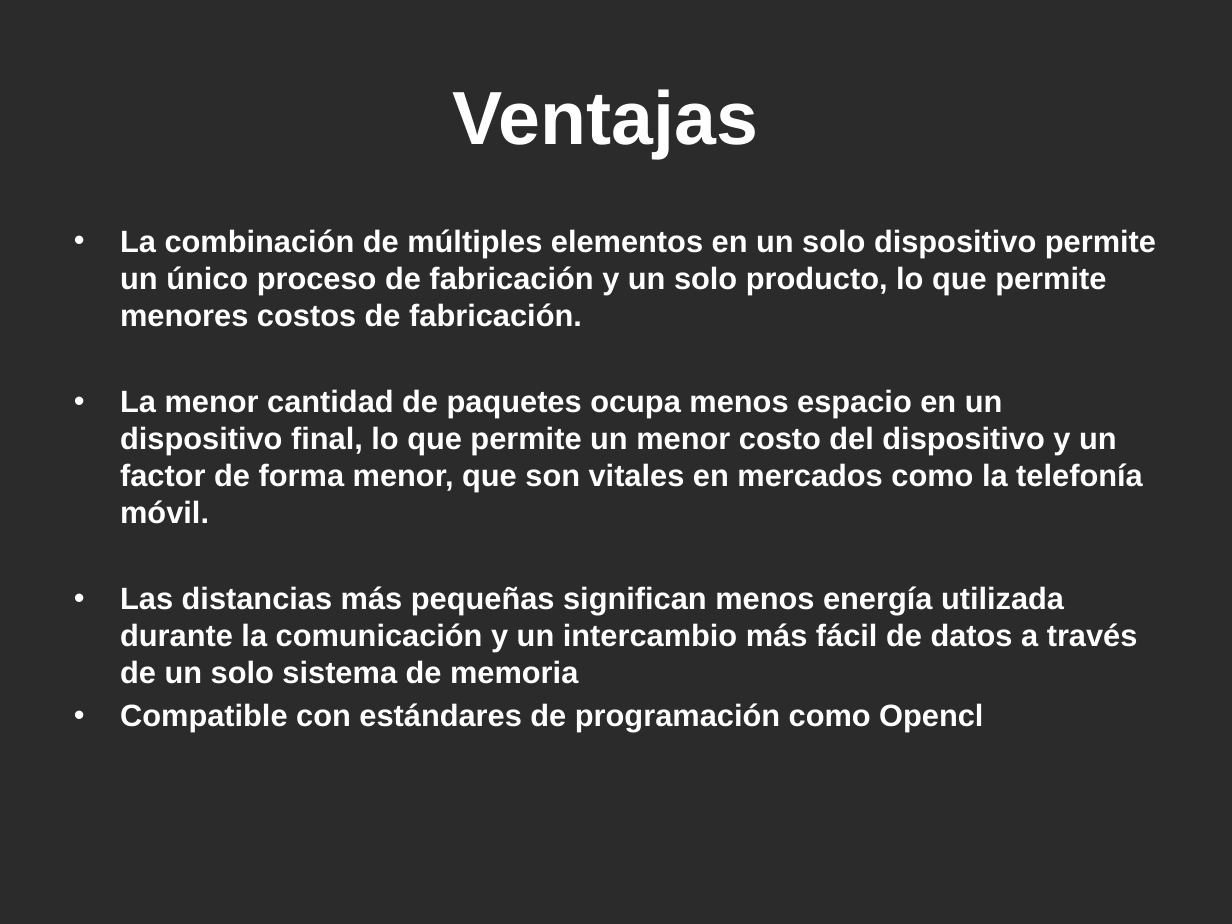
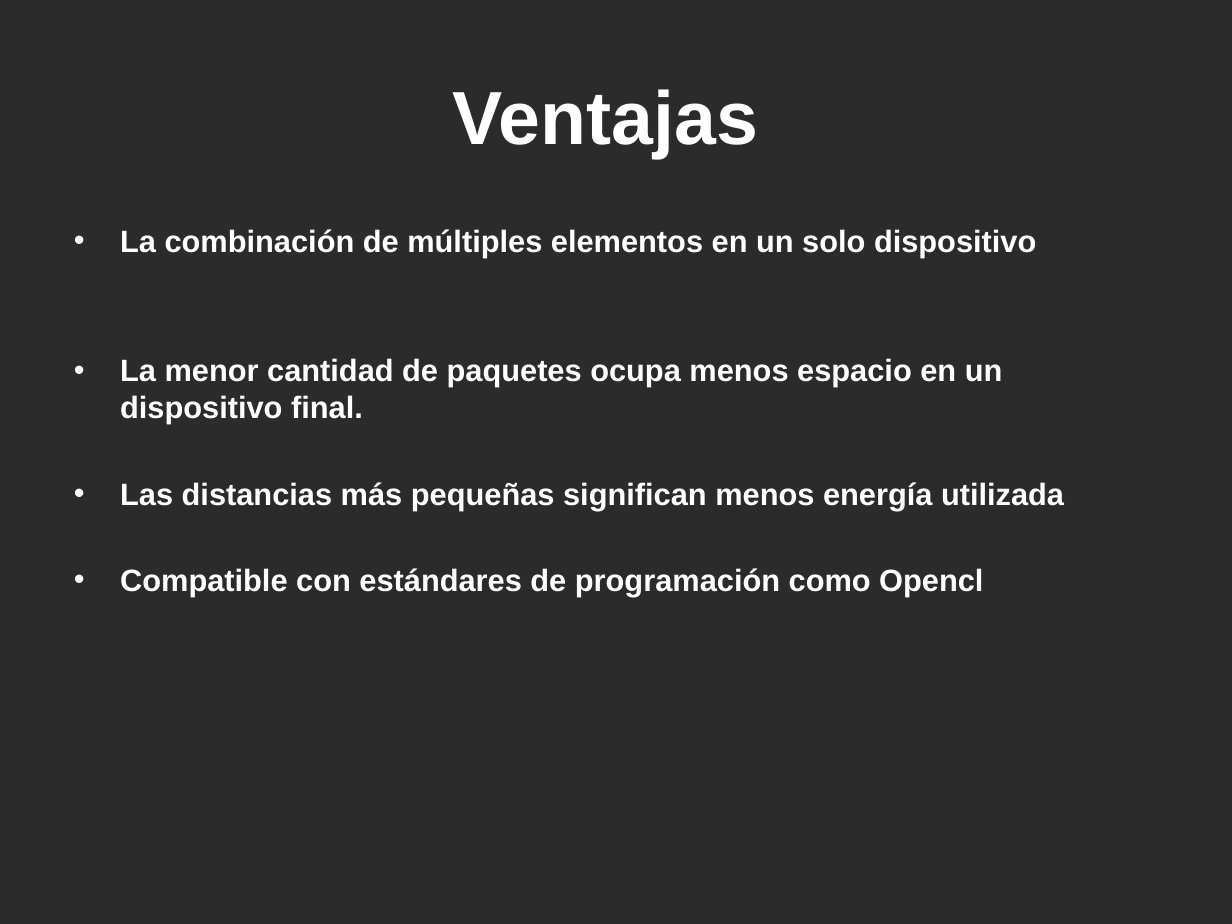
Before and after one commit to 05andres/ArqComp2-2017, a slide deck: slide 7 of exposición/exp arqui.pptx. Drawn at 1232x924 pixels with LibreOffice and Linux fonts; fonts in the diff are those of the drawing; background and template pictures are left out; a plain dark background stands for a picture behind light text. Boxes give left, top, right and bottom in pixels: in the first picture for what was removed or moved away, otherwise in the second. Text is boxed around its words. In the diff, an @@ line names an element or a change of style, - is before the commit and + after.

```diff
--- a/exposición/exp arqui.pptx
+++ b/exposición/exp arqui.pptx
@@ text at [120,229,1064,510]: text changed @@
-• La combinación de múltiples elementos en un solo dispositivo permite un único proceso de fabricación y un solo producto, lo que permite menores costos de fabricación.
-• La menor cantidad de paquetes ocupa menos espacio en un dispositivo final, lo que permite un menor costo del dispositivo y un factor de forma menor, que son vitales en mercados como la telefonía móvil.
-• Las distancias más pequeñas significan menos energía utilizada durante la comunicación y un intercambio más fácil de datos a través de un solo sistema de memoria
+• La combinación de múltiples elementos en un solo dispositivo
+• La menor cantidad de paquetes ocupa menos espacio en un dispositivo final.
+• Las distancias más pequeñas significan menos energía utilizada
```
Also in this commit, not shown: 2 other slides changed.
